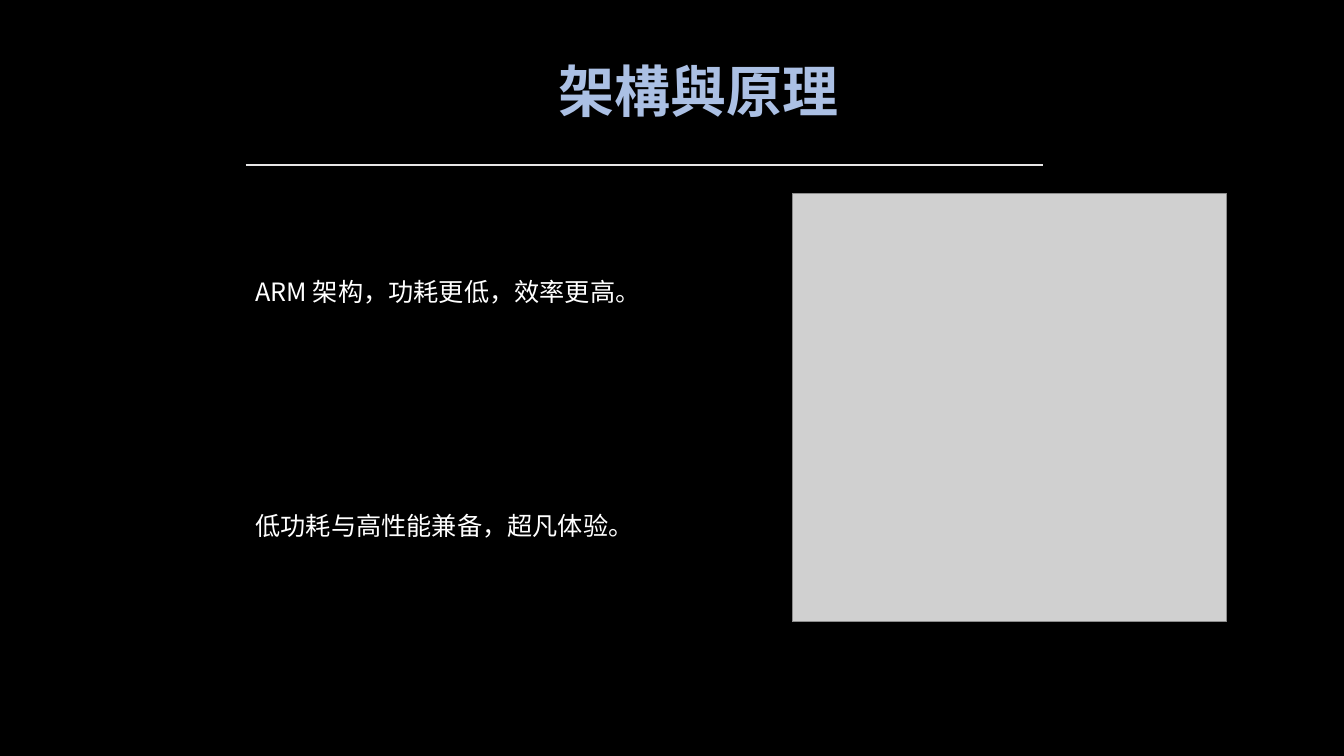
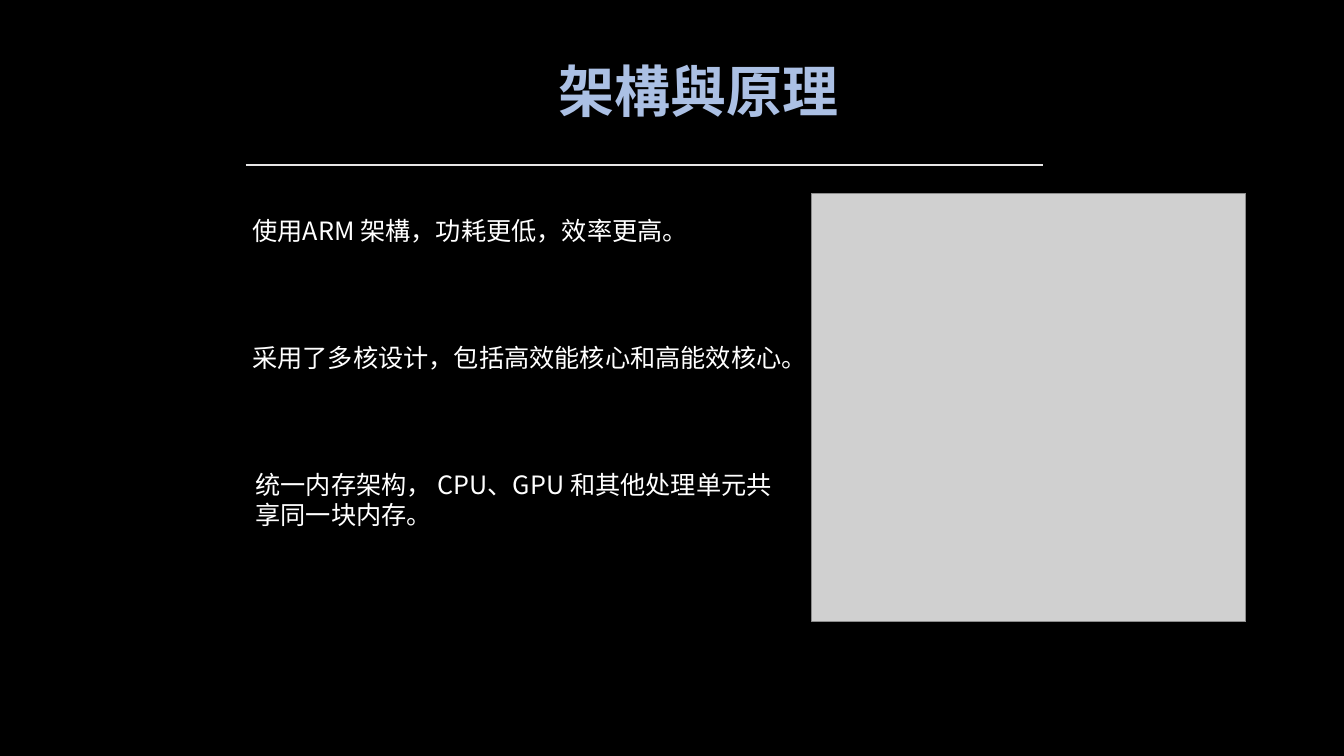
Before and after one commit to miaoyinnu/Apple, a slide deck: slide 5 of Apple.pptx. Drawn at 1344x756 pixels with LibreOffice and Linux fonts; fonts in the diff are those of the drawing; grey boxes stand for pictures. Boxes give left, top, right and bottom in pixels: in the first picture for what was removed or moved away, otherwise in the second. Text is boxed around its words. In the diff, an @@ line names an element or a change of style, - is before the commit and + after.

Commit message:
Add arm

```diff
--- a/Apple.pptx
+++ b/Apple.pptx
@@ picture: place and size @@
-picture at [792, 194, 1227, 622]
+picture at [812, 194, 1246, 622]
@@ text at [252, 218, 688, 243]: text changed @@
-ARM 架构，功耗更低，效率更高。
+使用ARM 架構，功耗更低，效率更高。
@@ text added at [252, 345, 806, 370], 18 pt, text #FFFFFF @@
+采用了多核设计，包括高效能核心和高能效核心。
@@ text added at [256, 472, 772, 526], 18 pt, text #FFFFFF @@
+统一内存架构， CPU、GPU 和其他处理单元共享同一块内存。
@@ text removed at [256, 513, 634, 538] @@
-低功耗与高性能兼备，超凡体验。
```
Also in this commit, not shown: 1 other slide changed, 1 slide added.
